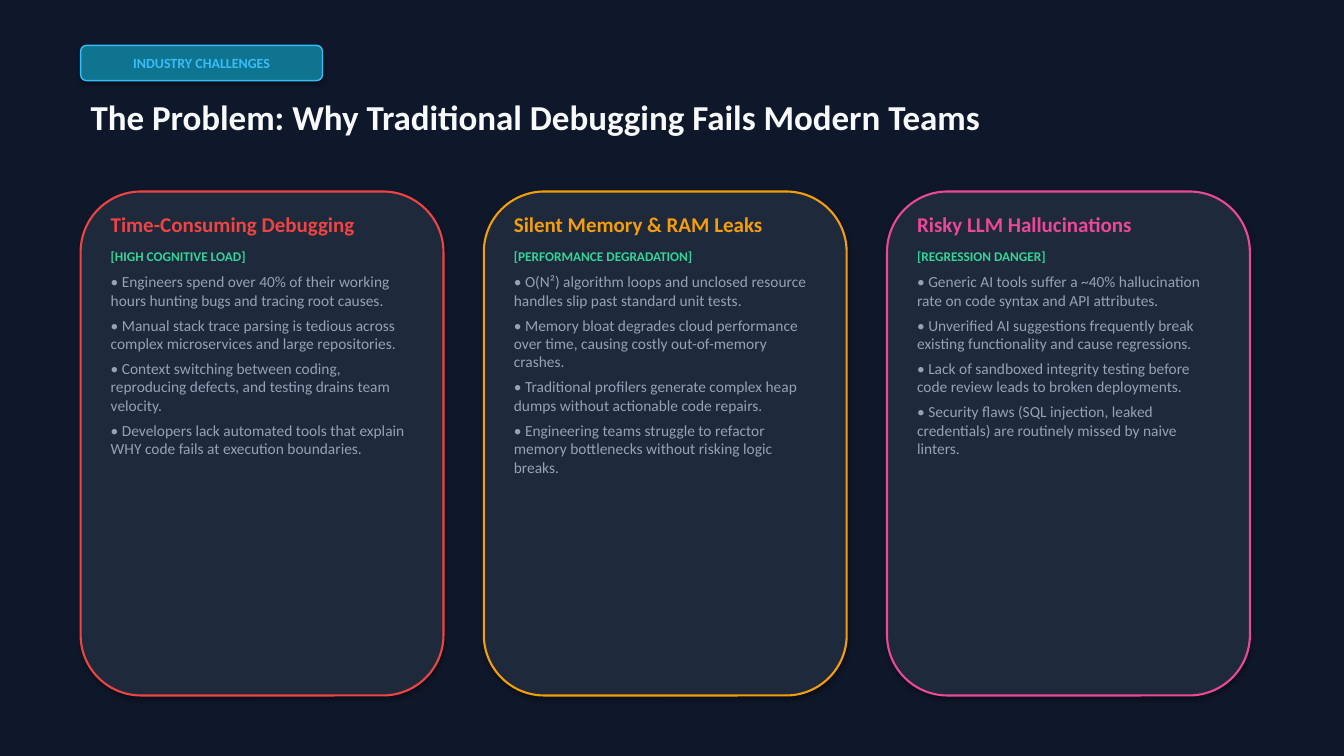
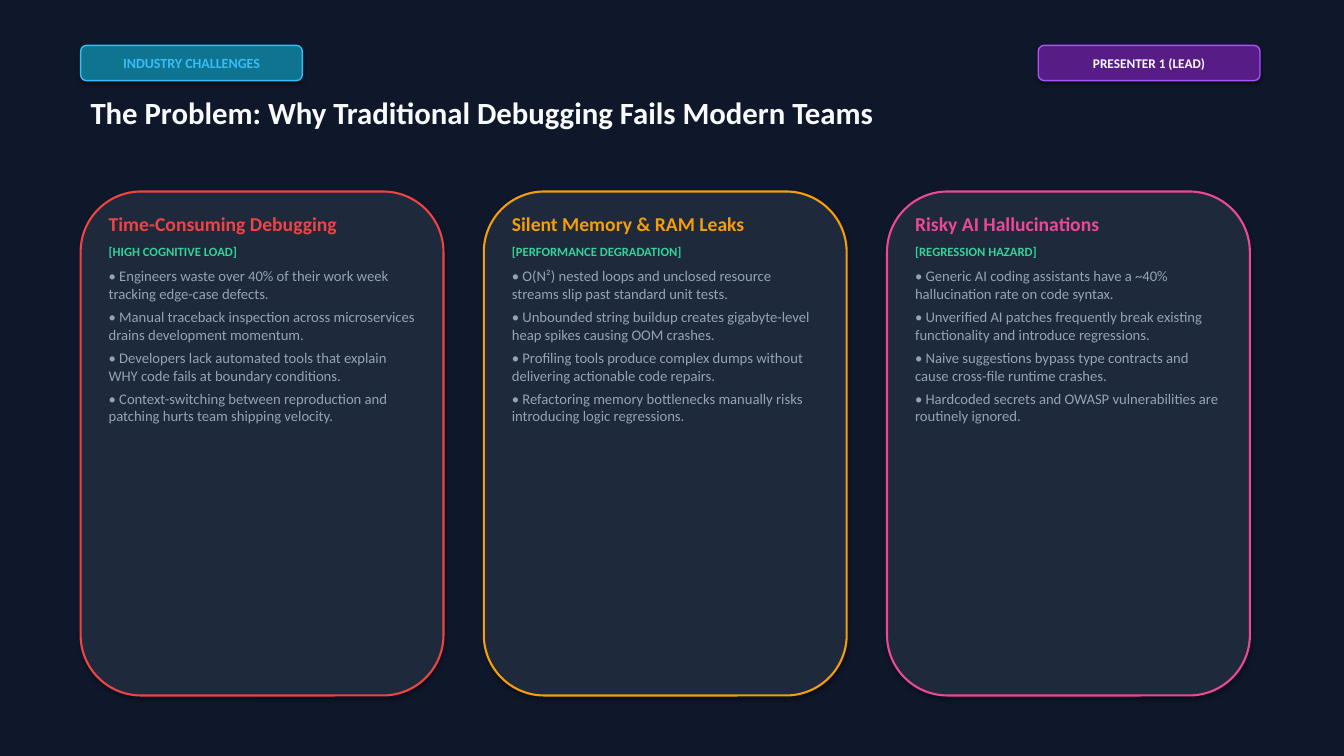
Before and after one commit to Bhimannapng/AutoPatch, a slide deck: slide 2 of AutoPatch_Presentation.pptx. Drawn at 1344x756 pixels with LibreOffice and Linux fonts; fonts in the diff are those of the drawing. Boxes give left, top, right and bottom in pixels: in the first picture for what was removed or moved away, otherwise in the second. Text is boxed around its words. In the diff, an @@ line names an element or a change of style, - is before the commit and + after.

```diff
--- a/AutoPatch_Presentation.pptx
+++ b/AutoPatch_Presentation.pptx
@@ rounded rectangle "INDUSTRY CHALLENGES" resized from (x1=81, y1=45, x2=323, y2=81) to (x1=81, y1=45, x2=302, y2=81) @@
@@ rounded rectangle added at (x1=1038, y1=45, x2=1260, y2=81), fill #581C87, outline #A855F7 1 pt, 9.5 pt, text #F8FAFC, bold @@
+PRESENTER 1 (LEAD)
@@ text "The Problem: Why Traditional Debugging ..." at (x1=91, y1=102, x2=872, y2=130): size 25 to 22 pt @@
@@ text at (x1=109, y1=217, x2=337, y2=258): size 15 to 14 pt in "Time-Consuming Debugging"; size 9.5 to 9 pt in "[HIGH COGNITIVE LOAD]"; less space between paragraphs @@
@@ text at (x1=512, y1=217, x2=744, y2=258): size 15 to 14 pt in "Silent Memory & RAM Leaks"; size 9.5 to 9 pt in "[PERFORMANCE DEGRADATION]"; less space between paragraphs @@
@@ text at (x1=915, y1=217, x2=1218, y2=424): text changed; size 11 to 10.5 pt @@
-Risky LLM Hallucinations
-[REGRESSION DANGER]
-• Generic AI tools suffer a ~40% hallucination rate on code syntax and API attributes.
-• Unverified AI suggestions frequently break existing functionality and cause regressions.
-• Lack of sandboxed integrity testing before code review leads to broken deployments.
-• Security flaws (SQL injection, leaked credentials) are routinely missed by naive linters.
+Risky AI Hallucinations
+[REGRESSION HAZARD]
+• Generic AI coding assistants have a ~40% hallucination rate on code syntax.
+• Unverified AI patches frequently break existing functionality and introduce regressions.
+• Naive suggestions bypass type contracts and cause cross-file runtime crashes.
+• Hardcoded secrets and OWASP vulnerabilities are routinely ignored.
@@ text at (x1=109, y1=271, x2=415, y2=424): text changed; size 11 to 10.5 pt @@
-• Engineers spend over 40% of their working hours hunting bugs and tracing root causes.
-• Manual stack trace parsing is tedious across complex microservices and large repositories.
-• Context switching between coding, reproducing defects, and testing drains team velocity.
-• Developers lack automated tools that explain WHY code fails at execution boundaries.
+• Engineers waste over 40% of their work week tracking edge-case defects.
+• Manual traceback inspection across microservices drains development momentum.
+• Developers lack automated tools that explain WHY code fails at boundary conditions.
+• Context-switching between reproduction and patching hurts team shipping velocity.
@@ text at (x1=512, y1=270, x2=809, y2=424): text changed; size 11 to 10.5 pt @@
-• O(N²) algorithm loops and unclosed resource handles slip past standard unit tests.
-• Memory bloat degrades cloud performance over time, causing costly out-of-memory crashes.
-• Traditional profilers generate complex heap dumps without actionable code repairs.
-• Engineering teams struggle to refactor memory bottlenecks without risking logic breaks.
+• O(N²) nested loops and unclosed resource streams slip past standard unit tests.
+• Unbounded string buildup creates gigabyte-level heap spikes causing OOM crashes.
+• Profiling tools produce complex dumps without delivering actionable code repairs.
+• Refactoring memory bottlenecks manually risks introducing logic regressions.
```
Also in this commit, not shown: 6 other slides changed, 3 slides added, 3 slides removed, 16 other files.
